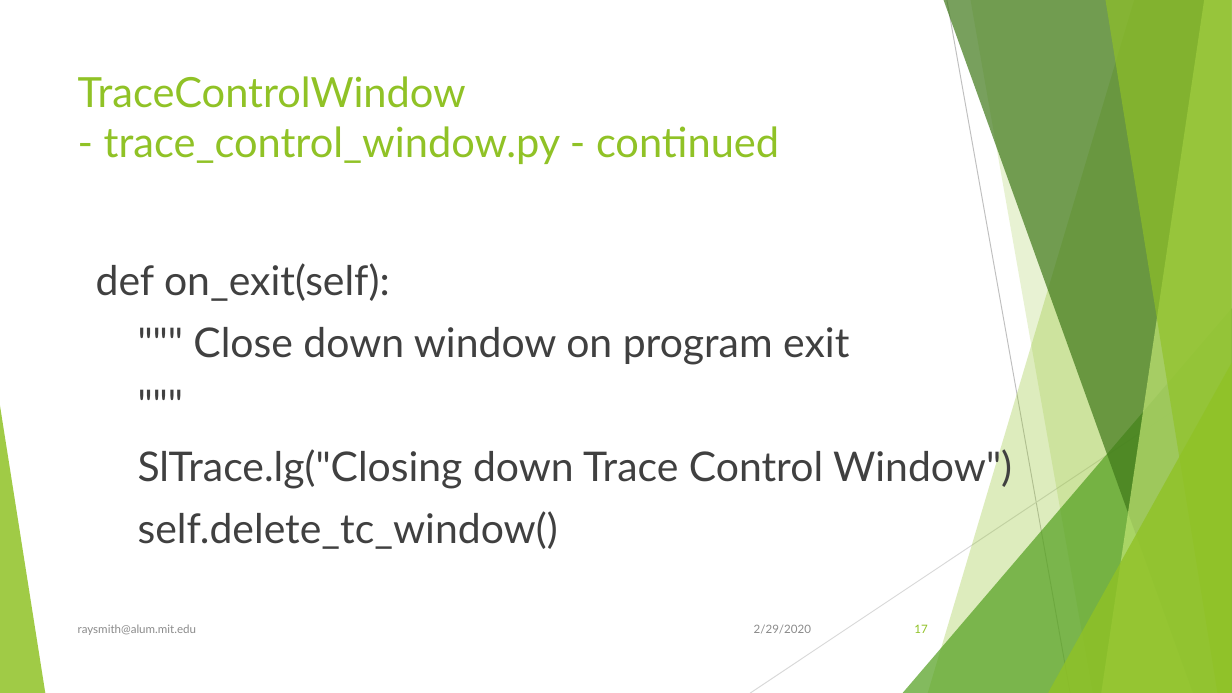
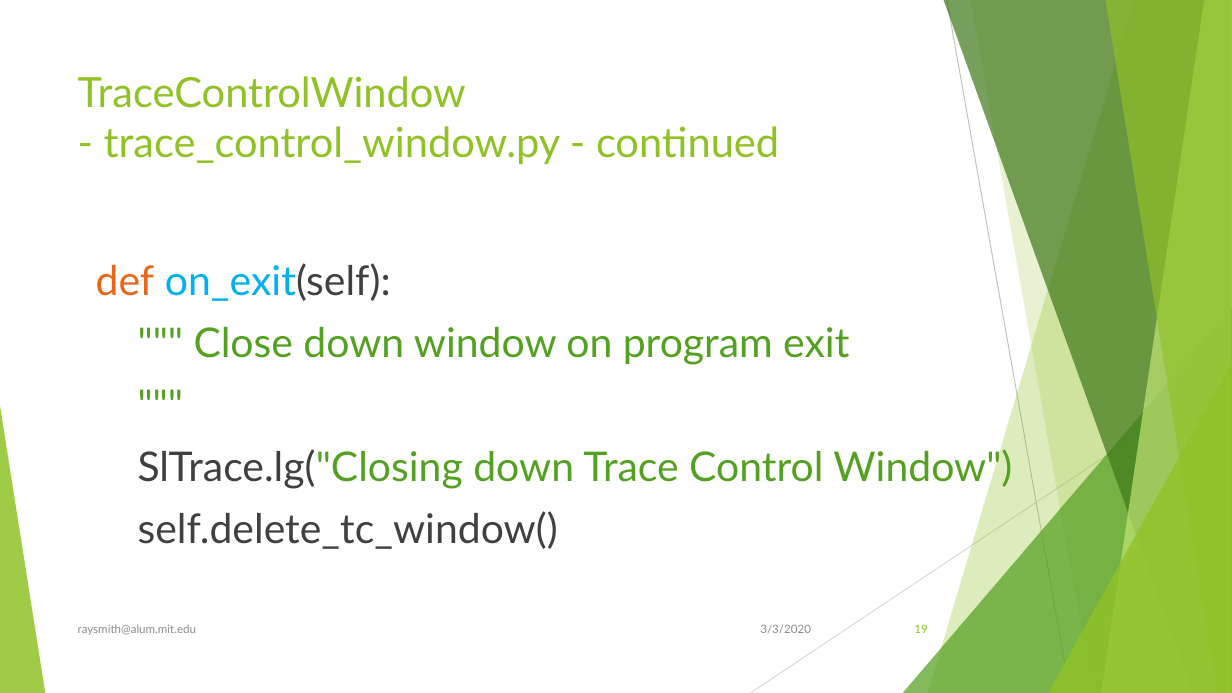
Before and after one commit to raysmith619/resource_lib, a slide deck: slide 19 of Docs/Program_Logging_Tracing.pptx (slide 17 before the commit). Drawn at 1232x693 pixels with LibreOffice and Linux fonts; fonts in the diff are those of the drawing. Boxes give left, top, right and bottom in pixels: in the first picture for what was removed or moved away, otherwise in the second. Text is boxed around its words. In the diff, an @@ line names an element or a change of style, - is before the commit and + after.

```diff
--- a/Docs/Program_Logging_Tracing.pptx
+++ b/Docs/Program_Logging_Tracing.pptx
@@ text at bbox=[96, 263, 1012, 489]: text colour #404040 to #E76618 in "def"; text colour #404040 to #00B0F0 in "on_exit(self):"; text colour #404040 to #54A021 in """" Close down window on program exit", """"", "SlTrace.lg("Closing down Trace Control Window")" @@
@@ text at bbox=[760, 624, 811, 634]: text changed @@
-2/29/2020
+3/3/2020
@@ page number at bbox=[914, 624, 927, 633]: text changed @@
-17
+19
```
Also in this commit, not shown: 16 other slides changed, 2 slides added.
